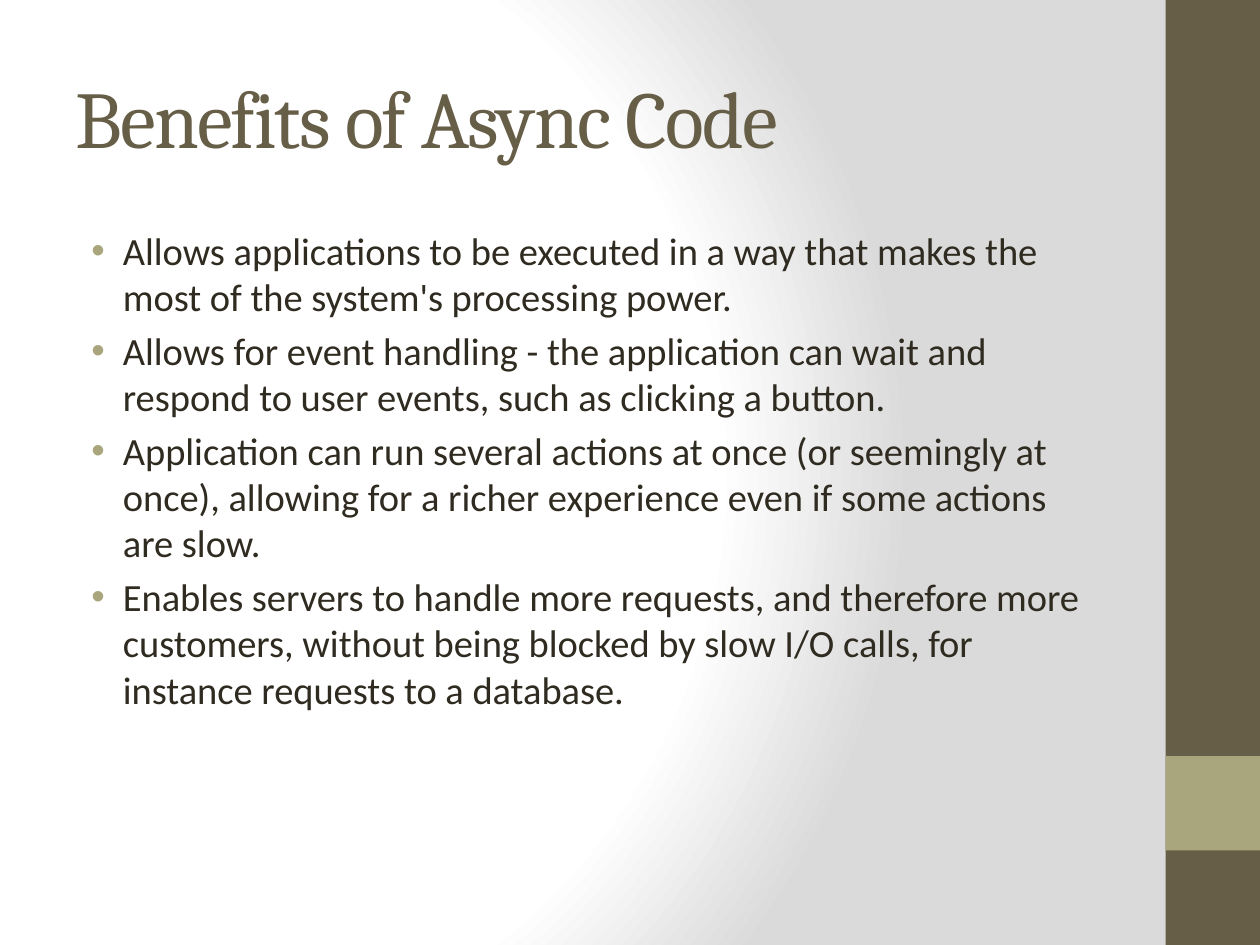
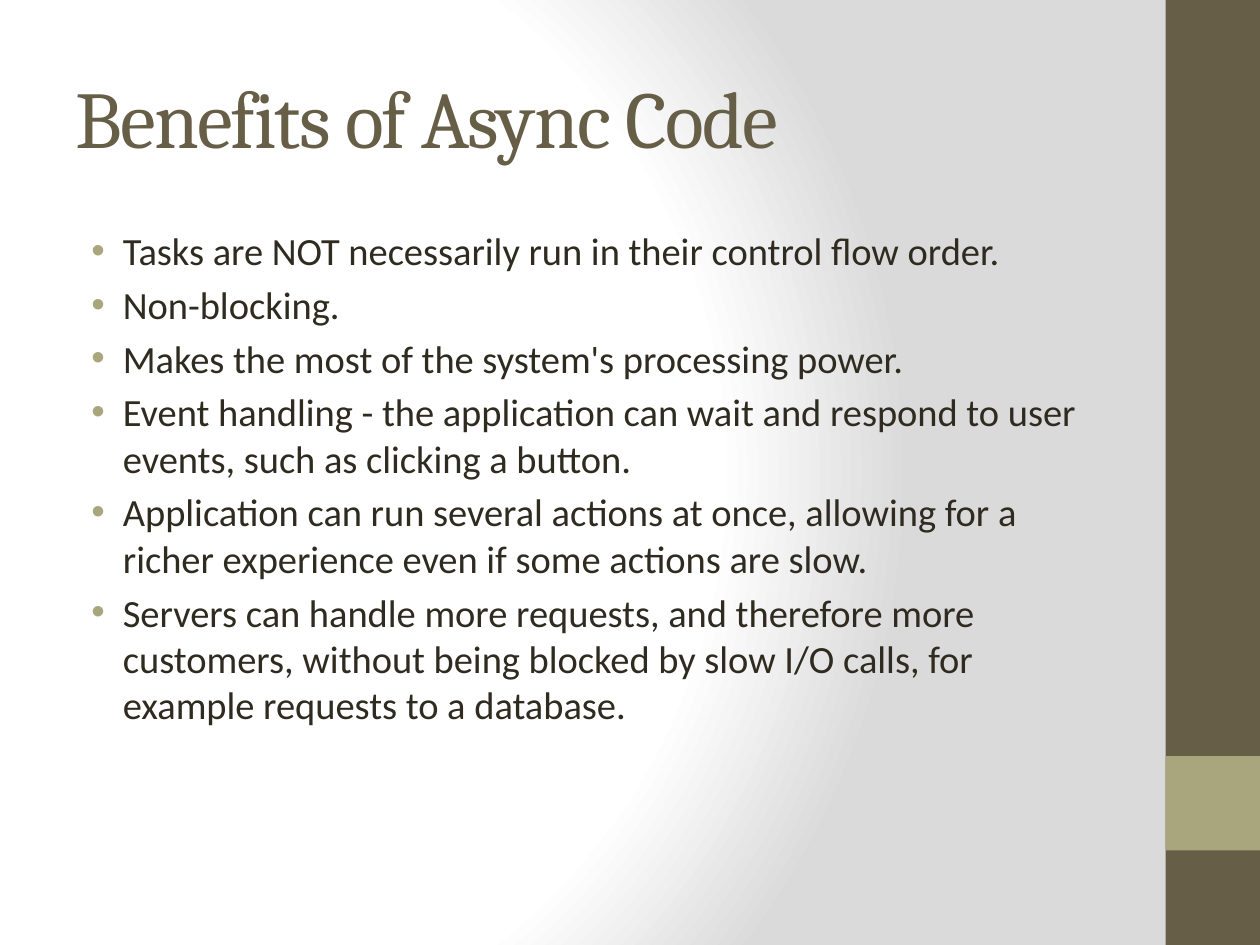
Before and after one commit to cheryly279/AsyncDiscussion, a slide deck: slide 4 of Async_Discussion_9_29_15.pptx (slide 5 before the commit). Drawn at 1260x945 pixels with LibreOffice and Linux fonts; fonts in the diff are those of the drawing. Boxes give left, top, right and bottom in pixels: in the first picture for what was removed or moved away, otherwise in the second. Text is boxed around its words. In the diff, an @@ line names an element or a change of style, - is before the commit and + after.

```diff
--- a/Async_Discussion_9_29_15.pptx
+++ b/Async_Discussion_9_29_15.pptx
@@ text at [123,238,1076,726]: text changed @@
-• Allows applications to be executed in a way that makes the most of the system's processing power.
-• Allows for event handling - the application can wait and respond to user events, such as clicking a button.
-• Application can run several actions at once (or seemingly at once), allowing for a richer experience even if some actions are slow.
-• Enables servers to handle more requests, and therefore more customers, without being blocked by slow I/O calls, for instance requests to a database.
+• Tasks are NOT necessarily run in their control flow order.
+• Non-blocking.
+• Makes the most of the system's processing power.
+• Event handling - the application can wait and respond to user events, such as clicking a button.
+• Application can run several actions at once, allowing for a richer experience even if some actions are slow.
+• Servers can handle more requests, and therefore more customers, without being blocked by slow I/O calls, for example requests to a database.
```
Also in this commit, not shown: 28 other slides changed, 1 slide added, 3 slides removed.
